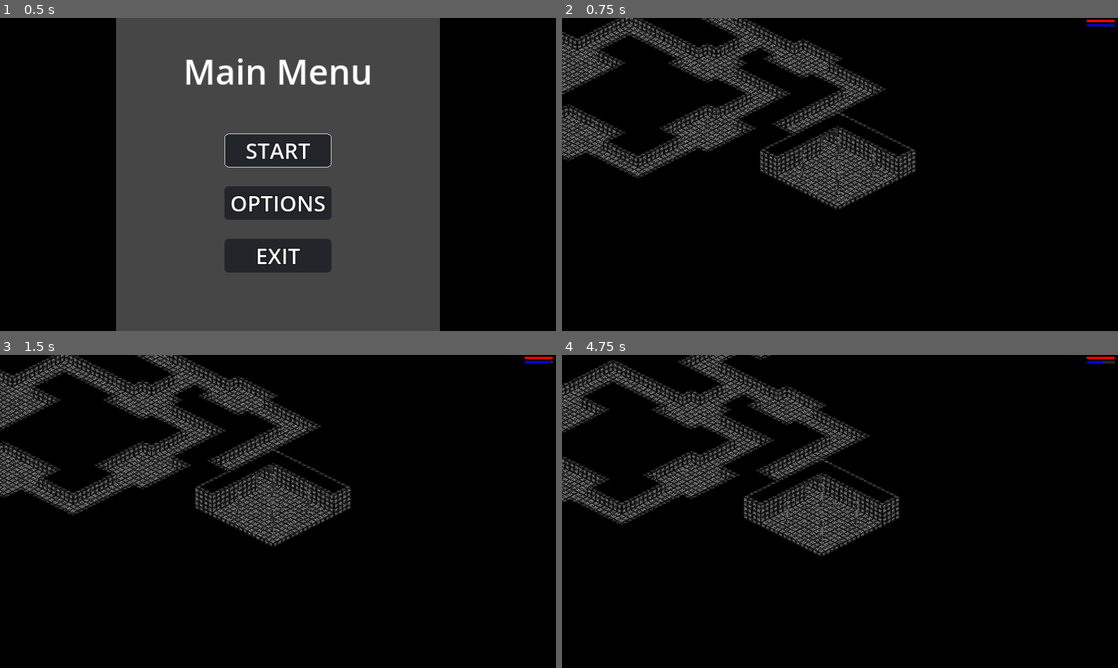
Above: before the commit, frames 1-4 (two rows, left to right).
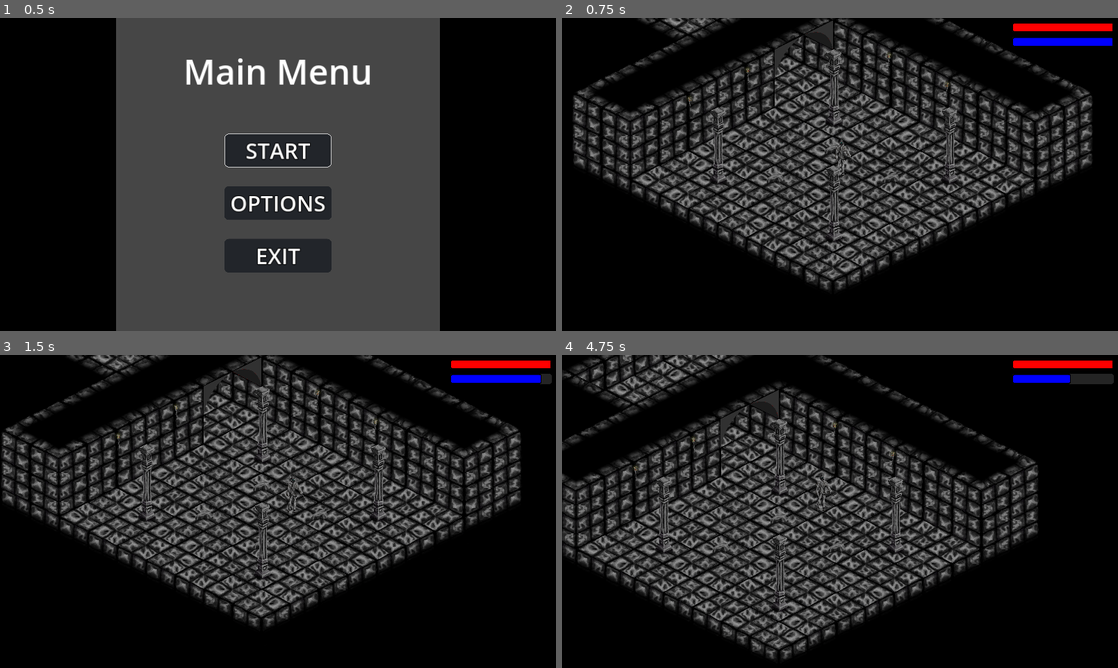
Above: after the commit, the same moments.

Repository: drake-inc/Elderine
Game: Godot game, scene res://Scenes/MainMenu.tscn
The game is run twice, just before and just after one commit, with the same random seed, the same clock (stepped at 60 frames per second) and the same inputs.
Inputs (mouse positions are in pixels of both pictures, inside the frame that each line leads up to):
- Up to frame 1 (0.5 s): no input
- Up to frame 2 (0.75 s): click "START" at 0.5 s
- Up to frame 3 (1.5 s): tap Enter at 1.25 s; move the mouse to (400, 495) at 1.27 s; hold D (WalkRight) from 1.28 s (still down); tap T (Test) at 1.35 s
- Up to frame 4 (4.75 s): move the mouse to (728, 527) at 2.02 s; release D (WalkRight) at 2.03 s; hold S (WalkDown) 2.03-2.78 s; tap T (Test) every 0.75 s from 2.1 to 4.35 s; move the mouse to (895, 442) at 2.77 s; hold D (WalkRight) 2.78-3.53 s; move the mouse to (812, 574) at 3.52 s; hold W (WalkUp) 3.53-4.28 s; move the mouse to (1006, 558) at 4.27 s; hold A (WalkLeft) from 4.28 s (still down)

Frame 1 is identical in both runs. In frame 2, 38% of the frame differs, in the area x 0-100%, y 0-87%; in frame 3, 38%; in frame 4, 38%.

Commit message:
Game scale fixed

Diff:
--- a/Scenes/Level.tscn
+++ b/Scenes/Level.tscn
@@ -49,7 +49,7 @@
 y_sort_enabled = true
 position = Vector2(6098, 1728)
 speed = 1600.0
-camera_zoom = 0.15
+camera_zoom = 0.5
 
 [node name="Lighting" type="Node2D" parent="."]
 
--- a/Scenes/UI.tscn
+++ b/Scenes/UI.tscn
@@ -12,10 +12,10 @@
 anchors_preset = 1
 anchor_left = 1.0
 anchor_right = 1.0
-offset_left = -220.0
-offset_top = 10.0
-offset_right = -20.0
-offset_bottom = 30.0
+offset_left = -730.0
+offset_top = 30.0
+offset_right = -30.0
+offset_bottom = 100.0
 grow_horizontal = 0
 size_flags_horizontal = 10
 size_flags_vertical = 3
@@ -29,10 +29,10 @@
 anchors_preset = 1
 anchor_left = 1.0
 anchor_right = 1.0
-offset_left = -220.0
-offset_top = 40.0
-offset_right = -20.0
-offset_bottom = 60.0
+offset_left = -730.0
+offset_top = 130.0
+offset_right = -30.0
+offset_bottom = 200.0
 grow_horizontal = 0
 size_flags_horizontal = 10
 size_flags_vertical = 3
--- a/Styles/range_background.tres
+++ b/Styles/range_background.tres
@@ -2,7 +2,7 @@
 
 [resource]
 bg_color = Color(0.140447, 0.140447, 0.140447, 1)
-corner_radius_top_left = 5
-corner_radius_top_right = 5
-corner_radius_bottom_right = 5
-corner_radius_bottom_left = 5
+corner_radius_top_left = 15
+corner_radius_top_right = 15
+corner_radius_bottom_right = 15
+corner_radius_bottom_left = 15
--- a/Styles/range_health.tres
+++ b/Styles/range_health.tres
@@ -2,12 +2,12 @@
 
 [resource]
 bg_color = Color(1, 0, 0, 1)
-border_width_left = 2
-border_width_top = 2
-border_width_right = 2
-border_width_bottom = 2
+border_width_left = 7
+border_width_top = 7
+border_width_right = 7
+border_width_bottom = 7
 border_color = Color(0, 0, 0, 1)
-corner_radius_top_left = 5
-corner_radius_top_right = 5
-corner_radius_bottom_right = 5
-corner_radius_bottom_left = 5
+corner_radius_top_left = 15
+corner_radius_top_right = 15
+corner_radius_bottom_right = 15
+corner_radius_bottom_left = 15
--- a/Styles/range_mana.tres
+++ b/Styles/range_mana.tres
@@ -2,12 +2,12 @@
 
 [resource]
 bg_color = Color(0, 0, 1, 1)
-border_width_left = 2
-border_width_top = 2
-border_width_right = 2
-border_width_bottom = 2
+border_width_left = 7
+border_width_top = 7
+border_width_right = 7
+border_width_bottom = 7
 border_color = Color(0, 0, 0, 1)
-corner_radius_top_left = 5
-corner_radius_top_right = 5
-corner_radius_bottom_right = 5
-corner_radius_bottom_left = 5
+corner_radius_top_left = 15
+corner_radius_top_right = 15
+corner_radius_bottom_right = 15
+corner_radius_bottom_left = 15
